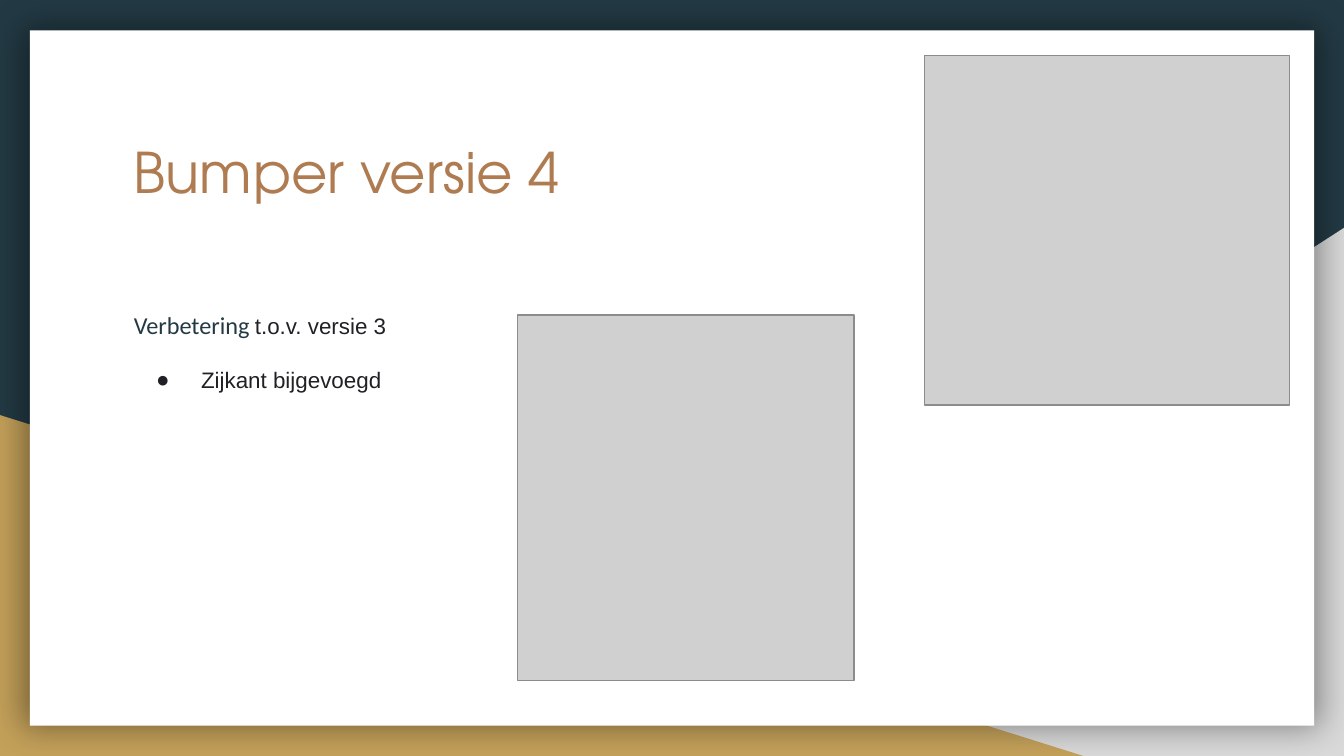
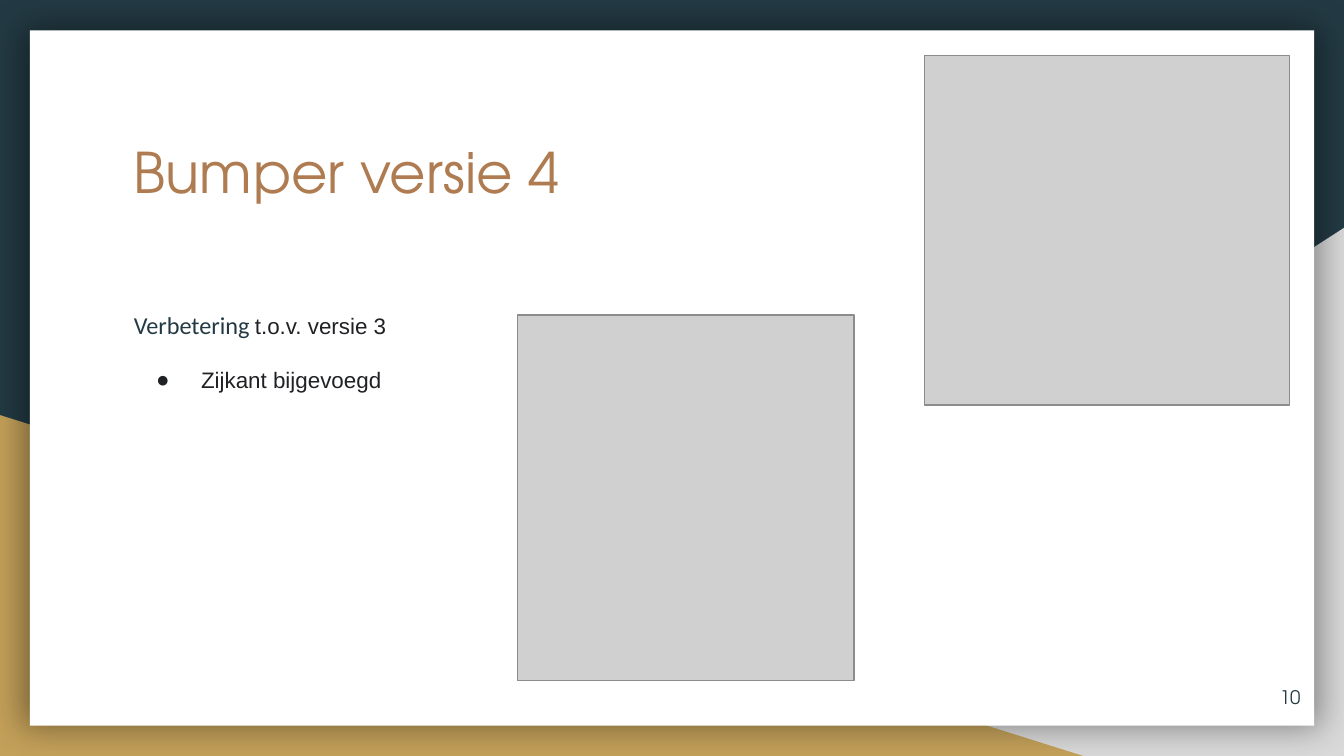
Before and after one commit to 12003586/PEM-3D-printer, a slide deck: slide 10 of PEM_3D_Printer_Presentatie_2223.pptx. Drawn at 1344x756 pixels with LibreOffice and Linux fonts; fonts in the diff are those of the drawing; grey boxes stand for pictures. Boxes give left, top, right and bottom in pixels: in the first picture for what was removed or moved away, otherwise in the second. Text is boxed around its words. In the diff, an @@ line names an element or a change of style, - is before the commit and + after.

```diff
--- a/PEM_3D_Printer_Presentatie_2223.pptx
+++ b/PEM_3D_Printer_Presentatie_2223.pptx
@@ page number added at (x1=1280, y1=690, x2=1301, y2=705), 10 pt, text #233A44 @@
+10
```
Also in this commit, not shown: 17 other slides changed, 1 slide added, 1 slide removed, 1 other file.
